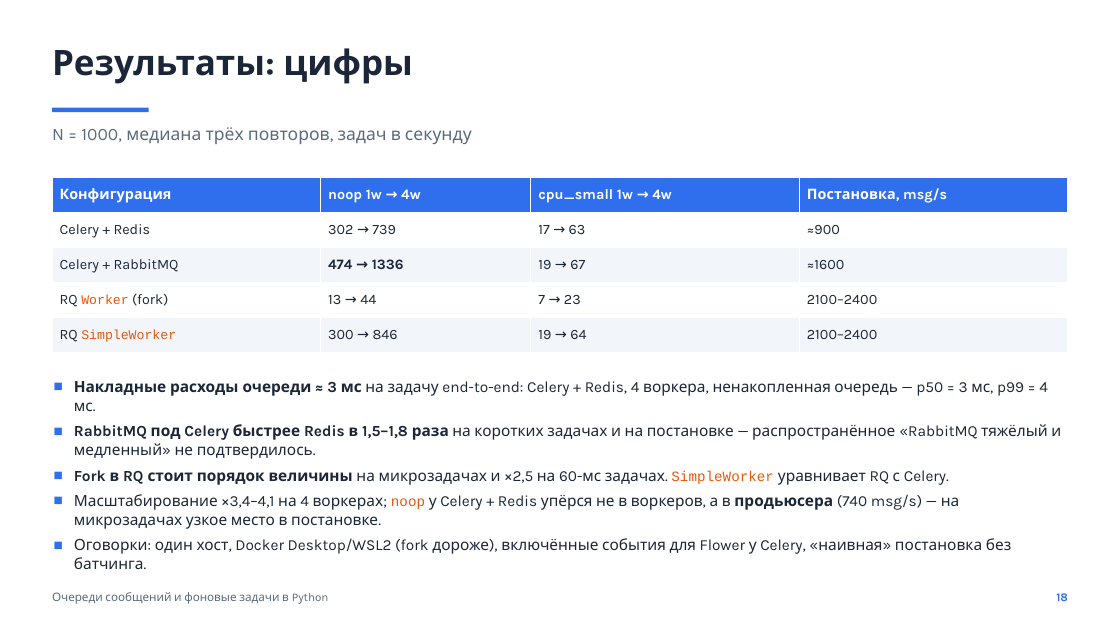
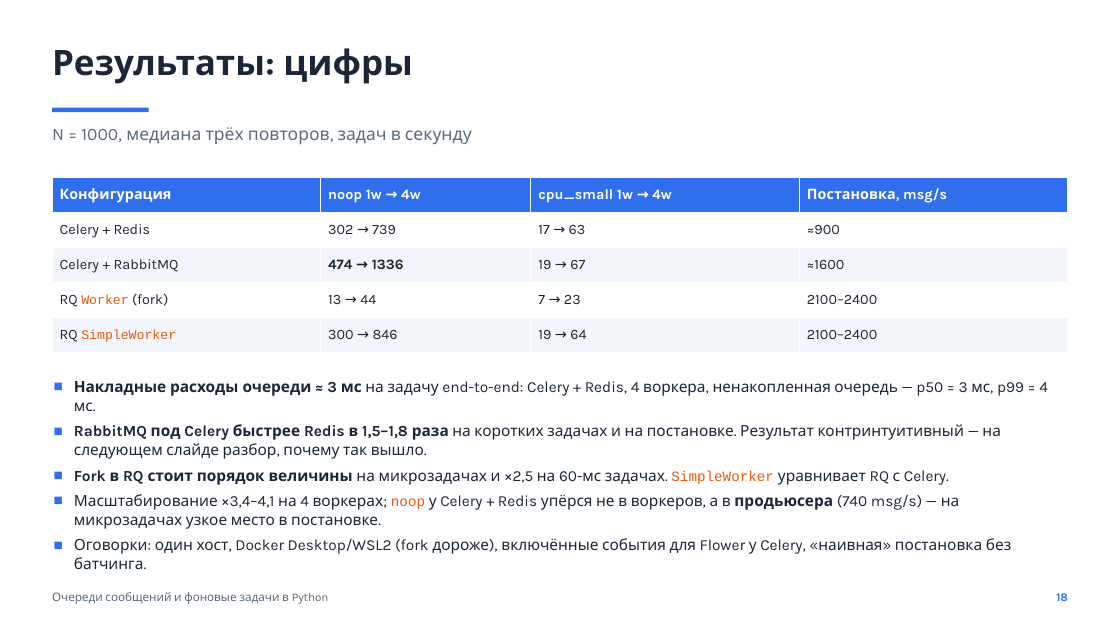
Before and after one commit to kirillkychkin/report-queue, a slide deck: slide 18 of slides/talk.pptx. Drawn at 1120x630 pixels with LibreOffice and Linux fonts; fonts in the diff are those of the drawing. Boxes give left, top, right and bottom in pixels: in the first picture for what was removed or moved away, otherwise in the second. Text is boxed around its words. In the diff, an @@ line names an element or a change of style, - is before the commit and + after.

```diff
--- a/slides/talk.pptx
+++ b/slides/talk.pptx
@@ text at bbox=[74, 424, 1000, 459]: text changed @@
-■ RabbitMQ под Celery быстрее Redis в 1,5–1,8 раза на коротких задачах и на постановке — распространённое «RabbitMQ тяжёлый и медленный» не подтвердилось.
+■ RabbitMQ под Celery быстрее Redis в 1,5–1,8 раза на коротких задачах и на постановке. Результат контринтуитивный — на следующем слайде разбор, почему так вышло.
```
Also in this commit, not shown: 2 other slides changed, 1 slide added, 6 other files.
